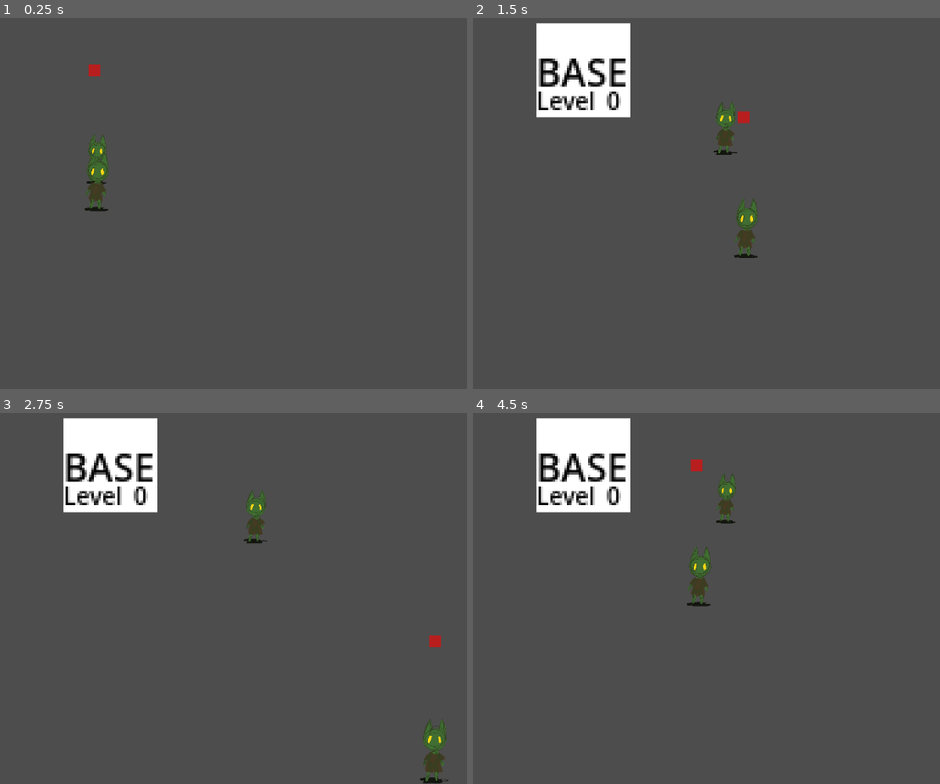
Above: before the commit, frames 1-4 (two rows, left to right).
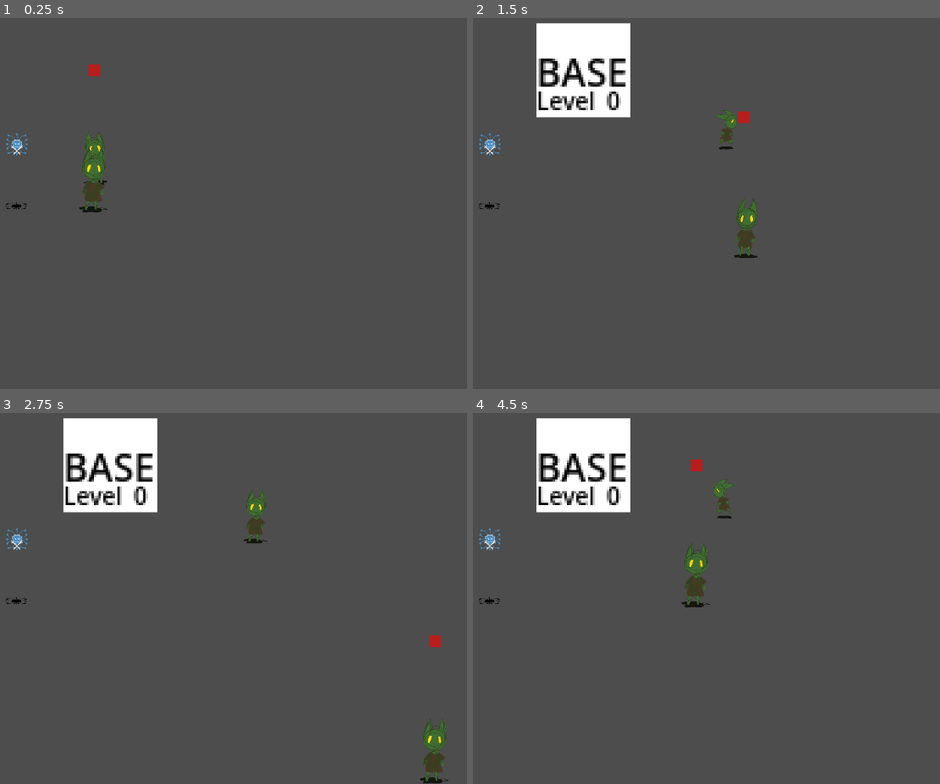
Above: after the commit, the same moments.

Repository: loteque/GoblinGame
Game: Godot game, scene res://main.tscn
The game is run twice, just before and just after one commit, with the same random seed, the same clock (stepped at 60 frames per second) and the same inputs. The project has no main scene, so this scene is started directly.
Inputs (mouse positions are in pixels of both pictures, inside the frame that each line leads up to):
- Up to frame 1 (0.25 s): no input
- Up to frame 2 (1.5 s): tap Enter at 0.5 s; move the mouse to (757, 181) at 0.52 s; hold D (right) 0.53-1.28 s; tap G (place) at 0.6 s; move the mouse to (477, 218) at 1.27 s; hold S (down) from 1.28 s (still down); tap Space (select) at 1.35 s
- Up to frame 3 (2.75 s): move the mouse to (205, 509) at 2.02 s; release S (down) at 2.03 s; hold D (right) from 2.03 s (still down); tap G (place) at 2.1 s
- Up to frame 4 (4.5 s): move the mouse to (575, 668) at 2.77 s; release D (right) at 2.78 s; hold W (up) 2.78-3.53 s; tap Space (select) at 2.85, 4.35 s; move the mouse to (813, 650) at 3.52 s; hold A (left) from 3.53 s (still down); tap G (place) at 3.6 s; move the mouse to (outside the picture) at 4.27 s

The runs differ from the first frame. In frame 1, 0.7% of the frame differs, in the area x 1-24%, y 30-53%; in frame 2, 0.5%; in frame 3, 0.1%; in frame 4, 0.9%, in the area x 1-57%, y 16-53%.

Commit message:
add inputgroxler plugin, integrate runx anims, closes #22 and #21

Diff:
--- a/Actor.gd
+++ b/Actor.gd
@@ -28,6 +28,8 @@
             set_collision_layer(1)
             set_collision_mask(1)
             target = self
+
+        velocity = Vector2.ZERO
         return
 
     var next_path_position: Vector2 = nav_agent.get_next_path_position()
--- /dev/null
+++ b/AnimationController.gd
@@ -0,0 +1,17 @@
+extends Node
+
+@export var actor: CharacterBody2D
+@export var sprite: AnimatedSprite2D
+
+func _physics_process(_delta):
+    if actor.velocity != Vector2.ZERO:
+        if actor.velocity.x < 0:
+            sprite.play("run_side_0")
+            actor.global_transform.x.x = -1
+
+        if actor.velocity.x >= 0:
+            sprite.play("run_side_0")
+            actor.global_transform.x.x = 1
+
+    else:
+        sprite.play("idle_front")
--- a/actor.tscn
+++ b/actor.tscn
@@ -1,8 +1,9 @@
-[gd_scene load_steps=6 format=3 uid="uid://bnj8oqycjiqah"]
+[gd_scene load_steps=7 format=3 uid="uid://bnj8oqycjiqah"]
 
 [ext_resource type="Script" path="res://Actor.gd" id="1_5a1ut"]
 [ext_resource type="SpriteFrames" uid="uid://b1tde2jhy8sfh" path="res://goblin_0_sprite_frames.tres" id="2_fkt2u"]
 [ext_resource type="Texture2D" uid="uid://binsxgaxudhe3" path="res://icon-bot.png" id="2_iuy1e"]
+[ext_resource type="Script" path="res://AnimationController.gd" id="4_2l62u"]
 
 [sub_resource type="RectangleShape2D" id="RectangleShape2D_moct4"]
 size = Vector2(55, 55)
@@ -41,10 +42,14 @@
 [node name="AnimatedSprite2D" type="AnimatedSprite2D" parent="."]
 scale = Vector2(0.25, 0.25)
 sprite_frames = ExtResource("2_fkt2u")
-animation = &"idle_front"
+animation = &"run_side_0"
 autoplay = "idle_front"
-frame_progress = 0.419319
 offset = Vector2(0, -165)
+
+[node name="AnimationController" type="Node" parent="." node_paths=PackedStringArray("actor", "sprite")]
+script = ExtResource("4_2l62u")
+actor = NodePath("..")
+sprite = NodePath("../AnimatedSprite2D")
 
 [connection signal="body_entered" from="FollowArea" to="." method="_on_follow_area_body_entered"]
 [connection signal="body_exited" from="FollowArea" to="." method="_on_follow_area_body_exited"]
--- a/goblin_0_sprite_frames.tres
+++ b/goblin_0_sprite_frames.tres
@@ -40,19 +40,19 @@
 "speed": 15.0
 }, {
 "frames": [{
-"duration": 1.0,
+"duration": 2.0,
 "texture": SubResource("AtlasTexture_xouel")
 }, {
-"duration": 1.0,
+"duration": 2.0,
 "texture": SubResource("AtlasTexture_rrk68")
 }, {
-"duration": 1.0,
+"duration": 2.0,
 "texture": SubResource("AtlasTexture_yti1g")
 }, {
-"duration": 1.0,
+"duration": 2.0,
 "texture": SubResource("AtlasTexture_4jy80")
 }],
 "loop": true,
-"name": &"run_side",
+"name": &"run_side_0",
 "speed": 15.0
 }]
--- a/main.tscn
+++ b/main.tscn
@@ -1,7 +1,8 @@
-[gd_scene load_steps=4 format=3 uid="uid://c4fb2nyi3hcyx"]
+[gd_scene load_steps=5 format=3 uid="uid://c4fb2nyi3hcyx"]
 
 [ext_resource type="PackedScene" uid="uid://78j5k0a24wsl" path="res://player_character.tscn" id="1_rjx7k"]
 [ext_resource type="PackedScene" uid="uid://bnj8oqycjiqah" path="res://actor.tscn" id="2_7cfec"]
+[ext_resource type="Texture2D" uid="uid://binsxgaxudhe3" path="res://icon-bot.png" id="3_olnyg"]
 
 [sub_resource type="NavigationPolygon" id="NavigationPolygon_ocatk"]
 vertices = PackedVector2Array(543, 279, -545, 288, -552, -291, 545, -291)
@@ -21,3 +22,17 @@
 
 [node name="PlayerCharacter" parent="." groups=["Player"] instance=ExtResource("1_rjx7k")]
 position = Vector2(502, 345)
+
+[node name="Sprite2D" type="Sprite2D" parent="."]
+z_index = 1
+y_sort_enabled = true
+position = Vector2(370, 336)
+scale = Vector2(0.3, 0.3)
+texture = ExtResource("3_olnyg")
+offset = Vector2(0, -350)
+
+[node name="Sprite2D2" type="Sprite2D" parent="Sprite2D"]
+modulate = Color(0, 0, 0, 1)
+position = Vector2(-3.33333, 0)
+scale = Vector2(1, 0.3)
+texture = ExtResource("3_olnyg")
--- a/player_character.tscn
+++ b/player_character.tscn
@@ -50,9 +50,9 @@
 [node name="AnimatedSprite2D" type="AnimatedSprite2D" parent="."]
 scale = Vector2(0.3, 0.3)
 sprite_frames = ExtResource("3_e5xby")
-animation = &"idle_front"
+animation = &"run_side"
 autoplay = "idle_front"
-frame_progress = 0.263636
+frame_progress = 0.287639
 offset = Vector2(0, -175)
 
 [connection signal="body_entered" from="Marker2D/Cursor" to="." method="_on_cursor_body_entered"]
--- a/project.godot
+++ b/project.godot
@@ -15,6 +15,10 @@
 [display]
 
 window/stretch/mode="viewport"
+
+[editor_plugins]
+
+enabled=PackedStringArray("res://addons/inputgroxler/plugin.cfg")
 
 [input]
 
Not shown, added: addons/inputgroxler/InputGroxler.gd
Binary file added: addons/inputgroxler/icon.png
Not shown, added: addons/inputgroxler/plugin.cfg
Not shown, added: addons/inputgroxler/src/Controller.gd
Not shown, added: addons/inputgroxler/src/ControllerManager.gd
